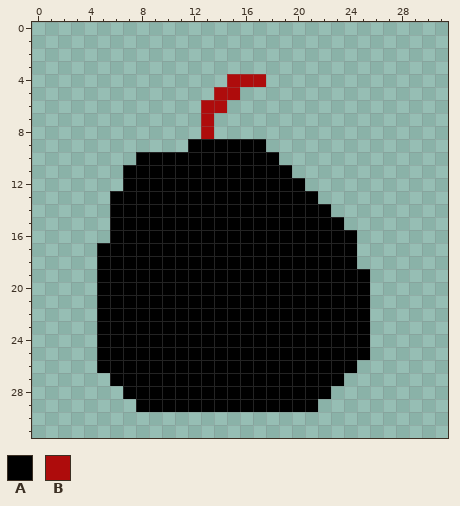
Pixel-art sprite, stored at HermanElectro-master/Graphics/bomb.png. Above, as it was before the edit.
The file is 32x32 pixels.
Palette (. is transparent): A #000000  B #ae0c0c
Pixels before, first column x 5:
 4 ..........BBB........
 5 .........BB..........
 6 ........BB...........
 7 ........B............
 8 ........B............
 9 .......AAAAAA........
10 ...AAAAAAAAAAA.......
11 ..AAAAAAAAAAAAA......
12 ..AAAAAAAAAAAAAA.....
13 .AAAAAAAAAAAAAAAA....
14 .AAAAAAAAAAAAAAAAA...
15 .AAAAAAAAAAAAAAAAAA..
16 .AAAAAAAAAAAAAAAAAAA.
17 AAAAAAAAAAAAAAAAAAAA.
18 AAAAAAAAAAAAAAAAAAAA.
19 AAAAAAAAAAAAAAAAAAAAA
20 AAAAAAAAAAAAAAAAAAAAA
21 AAAAAAAAAAAAAAAAAAAAA
22 AAAAAAAAAAAAAAAAAAAAA
23 AAAAAAAAAAAAAAAAAAAAA
24 AAAAAAAAAAAAAAAAAAAAA
25 AAAAAAAAAAAAAAAAAAAAA
26 AAAAAAAAAAAAAAAAAAAA.
27 .AAAAAAAAAAAAAAAAAA..
28 ..AAAAAAAAAAAAAAAA...
29 ...AAAAAAAAAAAAAA....
After the commit:
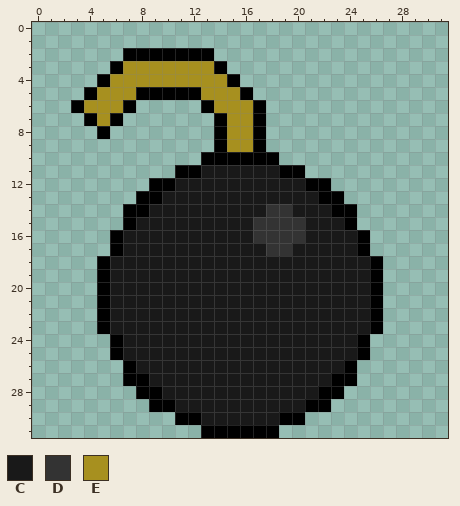
Colours new in this view: C #191919  D #333333  E #a7901f
Diff:
Changed rows in their new state; - is an unchanged pixel.
first column x 3:
 2 ----AAAAAAA-------------
 3 ---AEEEEEEEA------------
 4 --AEEEEEEEEEA..---------
 5 -AEEEAAAAAEEEA----------
 6 AEEEA-----AEEEA---------
 7 -AEA------.AEEA---------
 8 --A-------.AEEA---------
 9 ---------..-EE----------
10 -----.....--------------
11 ----....--CCCCCC-A------
12 ----..--CCCCCCCCCCAA----
13 ---..--CCCCCCCCCCCCAA---
14 ---.--CCCCCCCCCDDCCCAA--
15 ---.-CCCCCCCCCDDDDCCCA--
16 ----CCCCCCCCCCDDDDCCCCA-
17 --.-CCCCCCCCCCCDDCCCCCA-
18 ---CCCCCCCCCCCCCCCCCCCCA
19 ---CCCCCCCCCCCCCCCCCCCCA
20 ---CCCCCCCCCCCCCCCCCCCCA
21 ---CCCCCCCCCCCCCCCCCCCCA
22 ---CCCCCCCCCCCCCCCCCCCCA
23 ---CCCCCCCCCCCCCCCCCCCCA
24 --.-CCCCCCCCCCCCCCCCCC--
25 --.-CCCCCCCCCCCCCCCCCC--
26 --..-CCCCCCCCCCCCCCCC---
27 ---.--CCCCCCCCCCCCCC-A--
28 ----.--CCCCCCCCCCCC-A---
29 -----.--CCCCCCCCCC-A----
30 --------AACCCCCCAA------
31 ----------AAAAAA--------
